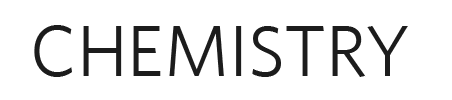
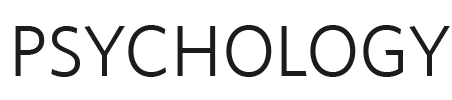
Before/after of a w=452, h=100 layered artwork. What changed in the layer stack:
renamed "CHEMISTRY" to "PSYCHOLOGY HOLOGY", painted on it over (15, 25, 450, 77)
